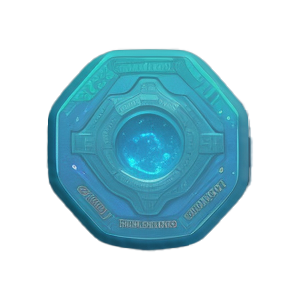
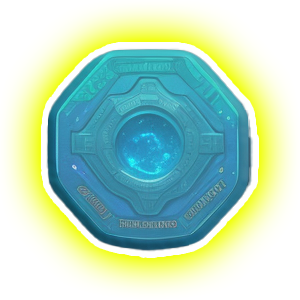
Before/after of a (300, 300) layered artwork. What changed in the layer stack:
painted on "Hue/Saturation 1", unmasked it over [left=40, top=41, right=260, bottom=259]
hid "Layer 2" over [left=46, top=47, right=254, bottom=253]
